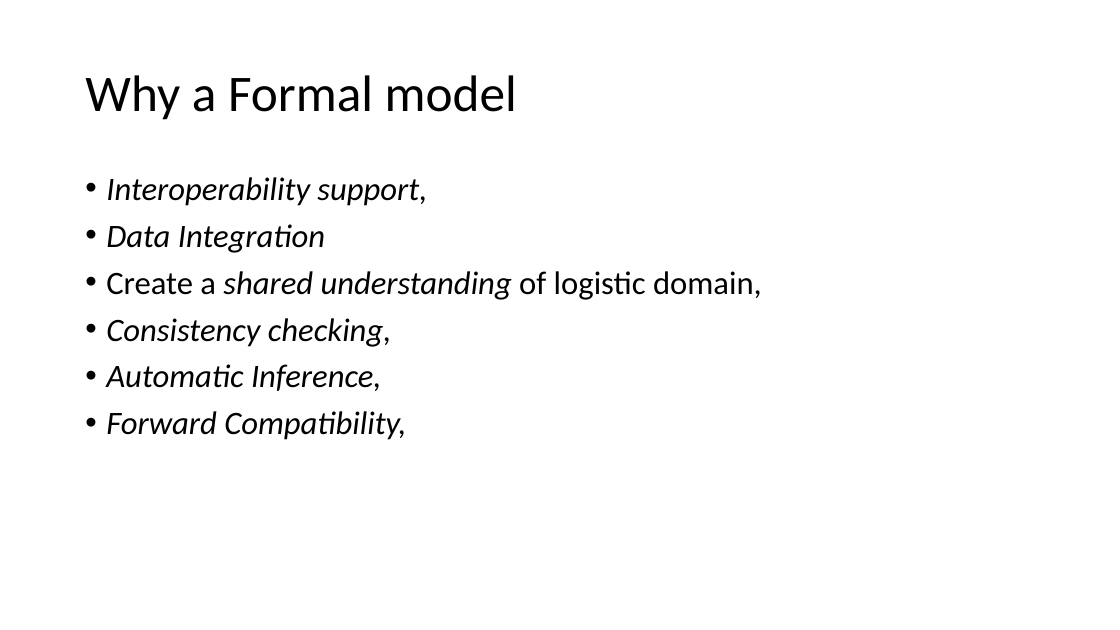
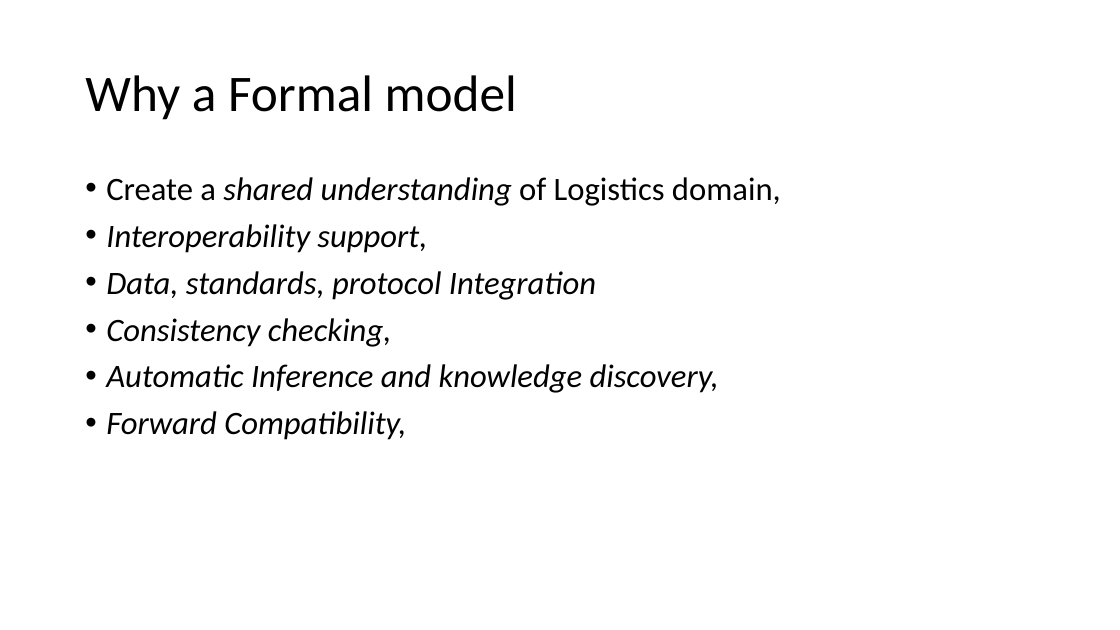
Before and after one commit to federatedplatforms/FEDeRATED-Semantic-Model, a slide deck: slide 3 of Presentation/Logistic_KnowledgeGraph.pptx. Drawn at 1120x630 pixels with LibreOffice and Linux fonts; fonts in the diff are those of the drawing. Boxes give left, top, right and bottom in pixels: in the first picture for what was removed or moved away, otherwise in the second. Text is boxed around its words. In the diff, an @@ line names an element or a change of style, - is before the commit and + after.

```diff
--- a/Presentation/Logistic_KnowledgeGraph.pptx
+++ b/Presentation/Logistic_KnowledgeGraph.pptx
@@ text at <box>106,177,781,206</box>: paragraph added @@
+• Create a shared understanding of Logistics domain,
@@ text at <box>106,271,596,300</box>: text changed @@
-• Data Integration
-• Create a shared understanding of logistic domain,
+• Data, standards, protocol Integration
@@ text at <box>106,364,719,393</box>: text changed @@
-• Automatic Inference,
+• Automatic Inference and knowledge discovery,
```
Also in this commit, not shown: 9 other slides changed, 9 slides added, 4 slides removed.
